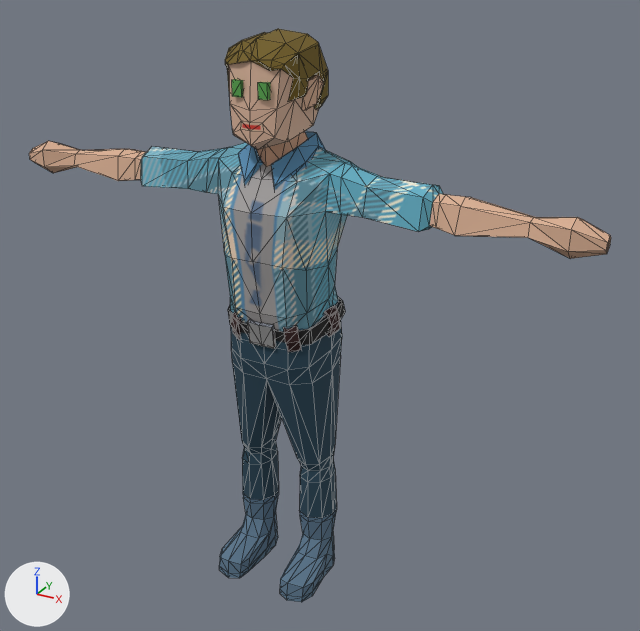
An edit to the glTF model victory.glb, drawn before and after from the same camera.
The view is the same before and after, from a 50 mm camera at (5.87, -9.52, 9.03) aimed at (0.46, 0.33, 4.11). Lighting does not change. The marker at lower left points along +X, +Y and +Z. Mesh edges are drawn as thin lines. Where no turn or scale is listed for an object, it has been applied to the vertices.

The scene before the commit, as lines of its bpy script (objects in view):
```python
me_cylinder_004 = bpy.data.meshes.new('Cylinder.004')
me_cylinder_004.from_pydata(...)  # 676 vertices, 1181 faces; spans x -4.22..4.22, y -0.79..0.78, z 0.01..7.87
me_cylinder_004.materials.append(mat_human_civil_male_01_004)  # picture img_patient_male_01_cured
ob_human_cured_victory = bpy.data.objects.new('human_cured_victory', me_cylinder_004)
ob_human_cured_victory.location = (0.0, 0.0, 0.0)
```
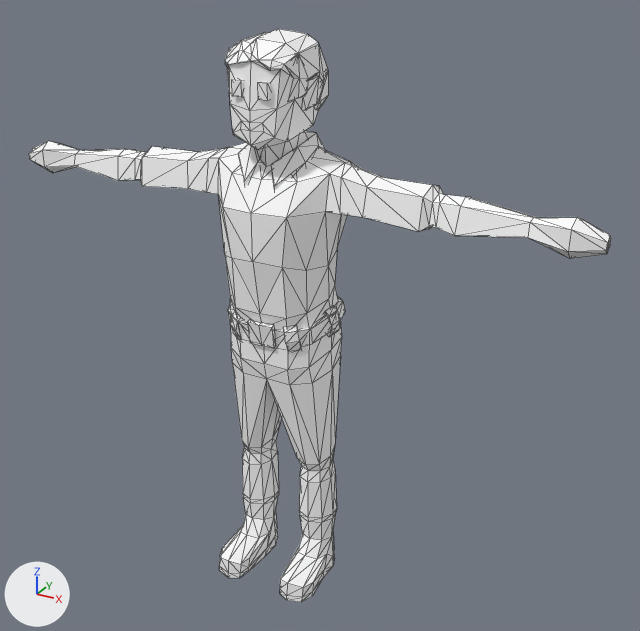
What differs and where, as boxes [x1, y1, x2, y2] in the pictures (640 x 631 px):
```json
{"object": "human_cured_victory", "change": "recoloured", "before": [29, 29, 611, 602], "after": [29, 29, 611, 602]}
```

Edits to the scene script, one JSON object a line:
```json
{"op": "add", "block": "mat_human_civil_male_01_001", "code": ["mat_human_civil_male_01_001 = principled_material('human_civil_male_01.001')", "mat_human_civil_male_01_001.base_color = (1.0, 1.0, 1.0)  # white #ffffff"]}
{"block": "me_cylinder_004", "where": "me_cylinder_004.from_pydata(...)  # 676 vertices, 1181 faces; spans x -4.22..4.22, y -0.79..0.78, z 0.01..7.87"}
{"op": "remove", "block": "me_cylinder_004", "code": "me_cylinder_004.materials.append(mat_human_civil_male_01_004)  # picture img_patient_male_01_cured"}
{"op": "add", "block": "me_cylinder_004", "code": "me_cylinder_004.materials.append(mat_human_civil_male_01_001)  # white #ffffff"}
```
